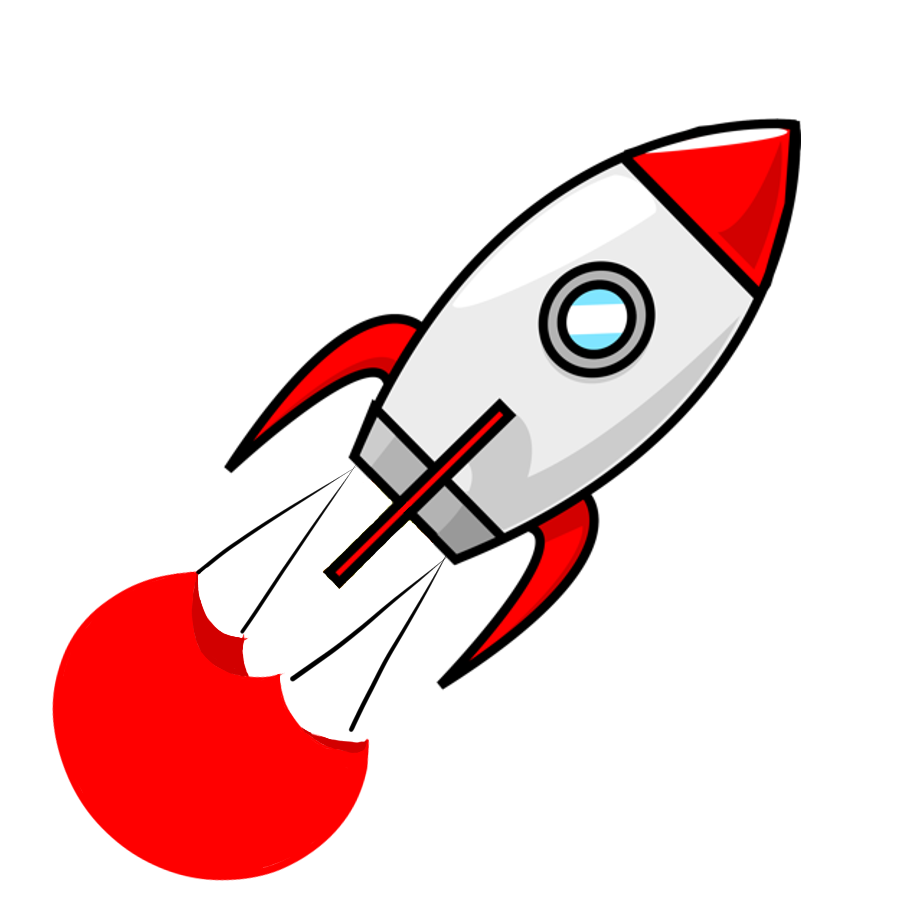
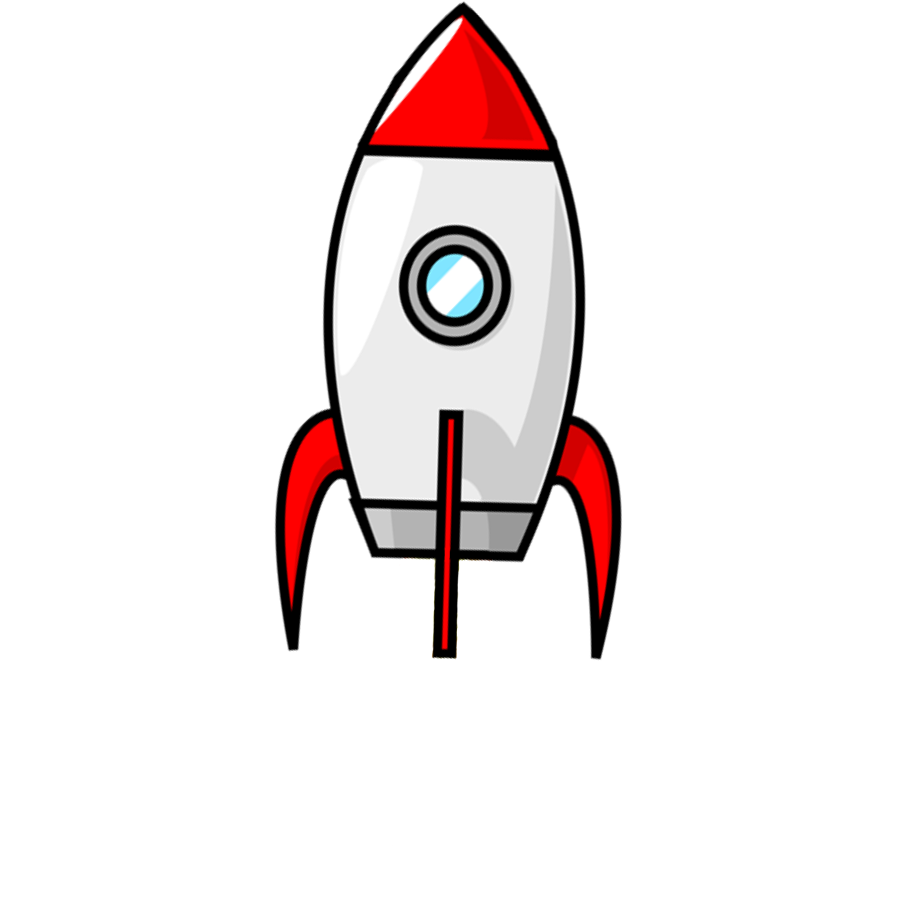
Before/after of a w=900, h=900 layered artwork. What changed in the layer stack:
painted on "Paint Layer 2 (pasted)" over [52, 1, 801, 881]
hid "decelerate", painted on it over [52, 448, 576, 881]
